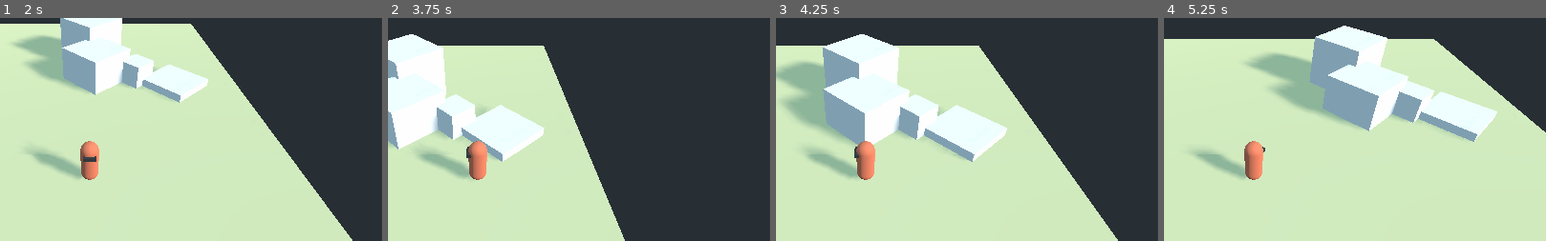
Above: before the commit, frames 1-4 (left to right).
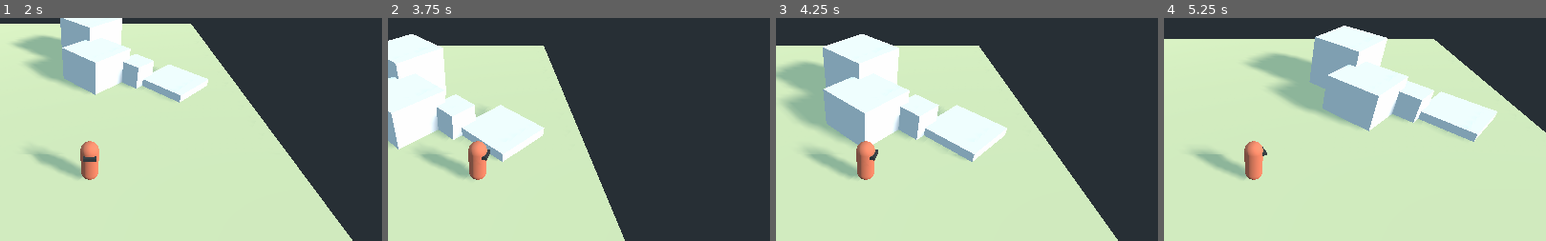
Above: after the commit, the same moments.

Repository: EyvanGames/ProjectOne
Game: Godot game, scene res://Scene/DopeLab.tscn
The game is run twice, just before and just after one commit, with the same random seed, the same clock (stepped at 60 frames per second) and the same inputs.
Inputs (mouse positions are % of the whole screen's width and height, from its top left):
- Up to frame 1 (2 s): tap Enter at 0.5 s; move the mouse to (72, 45) at 0.52 s; hold Right (ui_right) 0.53-1.28 s; hold Right mouse button (RMB) 0.53-1.28 s; tap Space (jump) at 0.77, 1.52 s; move the mouse to (30, 55) at 1.27 s; hold Down (ui_down) from 1.28 s (still down); right-click (30, 55) at 1.35 s
- Up to frame 2 (3.75 s): move the mouse to (60, 28) at 2.02 s; release Down (ui_down) at 2.03 s; hold Right (ui_right) 2.03-2.78 s; hold Right mouse button (RMB) 2.03-2.78 s; move the mouse to (45, 70) at 2.77 s; hold Up (ui_up) 2.78-3.53 s; right-click (45, 70) at 2.85 s; tap Space (jump) at 3.02 s; move the mouse to (80, 65) at 3.52 s; hold Left (ui_left) from 3.53 s (still down); hold Right mouse button (RMB) from 3.53 s (still down)
- Up to frame 3 (4.25 s): keep holding Left (ui_left); keep holding Right mouse button (RMB); tap Space (jump) at 3.77 s
- Up to frame 4 (5.25 s): move the mouse to (20, 35) at 4.27 s; release Right mouse button (RMB) at 4.28 s; right-click (20, 35) at 4.35 s; tap Space (jump) at 4.52 s; move the mouse to (55, 50) at 5.02 s; release Left (ui_left) at 5.03 s; hold Down (ui_down) from 5.03 s (still down); hold Right mouse button (RMB) from 5.03 s (still down)
The pictures show only the part of the screen within x 38-88%, y 21-71%; the shares and areas given below are measured in that part.

Frame 1 is identical in both runs. In frame 2, 0.1% of the frame differs, in the area x 20-27%, y 57-65%; in frame 3, 0.1%; in frame 4, less than 0.1%.

Commit message:
Character Rotation Bug Fixed.

Diff:
--- a/Script/HatMan.gd
+++ b/Script/HatMan.gd
@@ -24,7 +24,7 @@
 	direction = direction.normalized()
 
 	if direction != Vector3.ZERO and not Input.is_action_pressed("RMB"):
-		$Pivot.look_at(translation + direction, Vector3.UP)
+		look_at(translation + direction, Vector3.UP)
 
 	velocity.x = direction.x * speed
 	velocity.z = direction.z * speed
